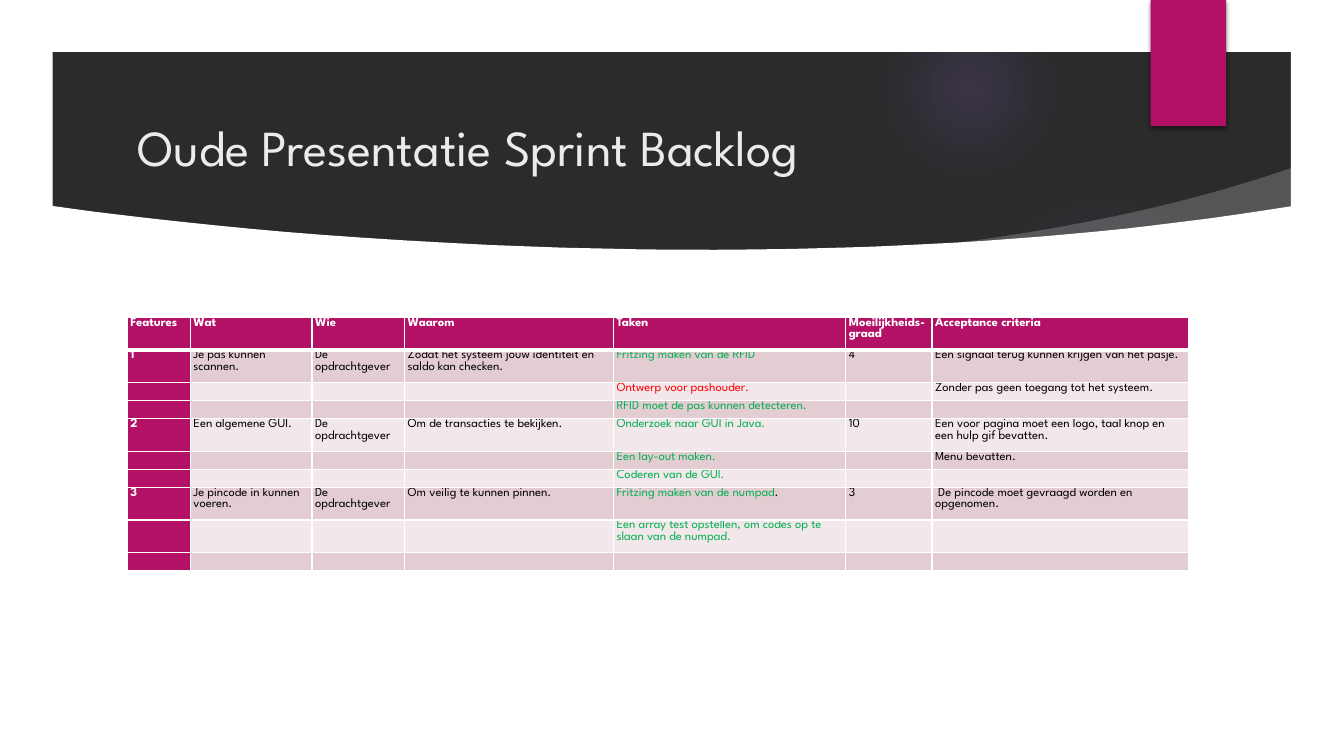
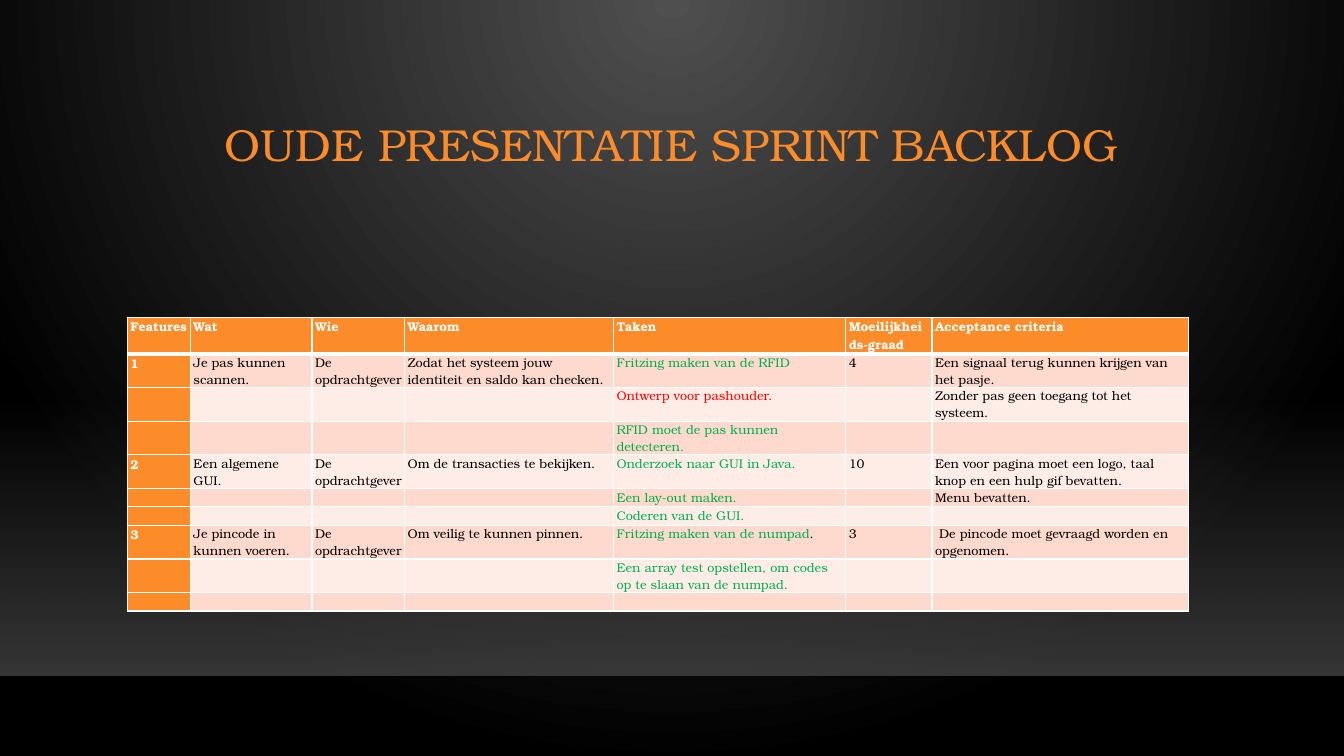
Before and after one commit to OG-netizen/Project-3-4, a slide deck: slide 5 of Sprint Planning/Scrum meeting 2.pptx. Drawn at 1344x756 pixels with LibreOffice and Linux fonts; fonts in the diff are those of the drawing; background and template pictures are left out; a plain dark background stands for a picture behind light text. Boxes give left, top, right and bottom in pixels: in the first picture for what was removed or moved away, otherwise in the second. Text is boxed around its words. In the diff, an @@ line names an element or a change of style, - is before the commit and + after.

```diff
--- a/Sprint Planning/Scrum meeting 2.pptx
+++ b/Sprint Planning/Scrum meeting 2.pptx
@@ background picture (left out) to gradient #505050 to #000000 @@
@@ group removed at <box>0,0,1344,756</box>: 5 ellipses, 3 freeform shapes @@
@@ rectangle removed at <box>1150,0,1226,126</box> @@
@@ title at <box>225,130,1119,162</box>: text changed; size 36 to 32 pt; font League Spartan to TeX Gyre Bonum; text colour #EBEBEB to #FB8C29 @@
-Oude Presentatie Sprint Backlog
+OUDE PRESENTATIE SPRINT BACKLOG
@@ table at <box>127,318,1189,609</box> @@
@@ fill #B31166 to #FB8C29 in 16 cells @@
@@ fill #E5CCD3 to #FDDACD in 30 cells @@
@@ fill #F2E7EA to #FEEEE8 in 24 cells @@
@@ font League Spartan to TeX Gyre Bonum @@
@@ rectangle added at <box>0,399,1344,676</box>, fill gradient #454545 @@
@@ line added from (0, 677) to (1344, 677), #000001 1 pt @@
```
Also in this commit, not shown: 6 other slides changed, 1 slide added.
